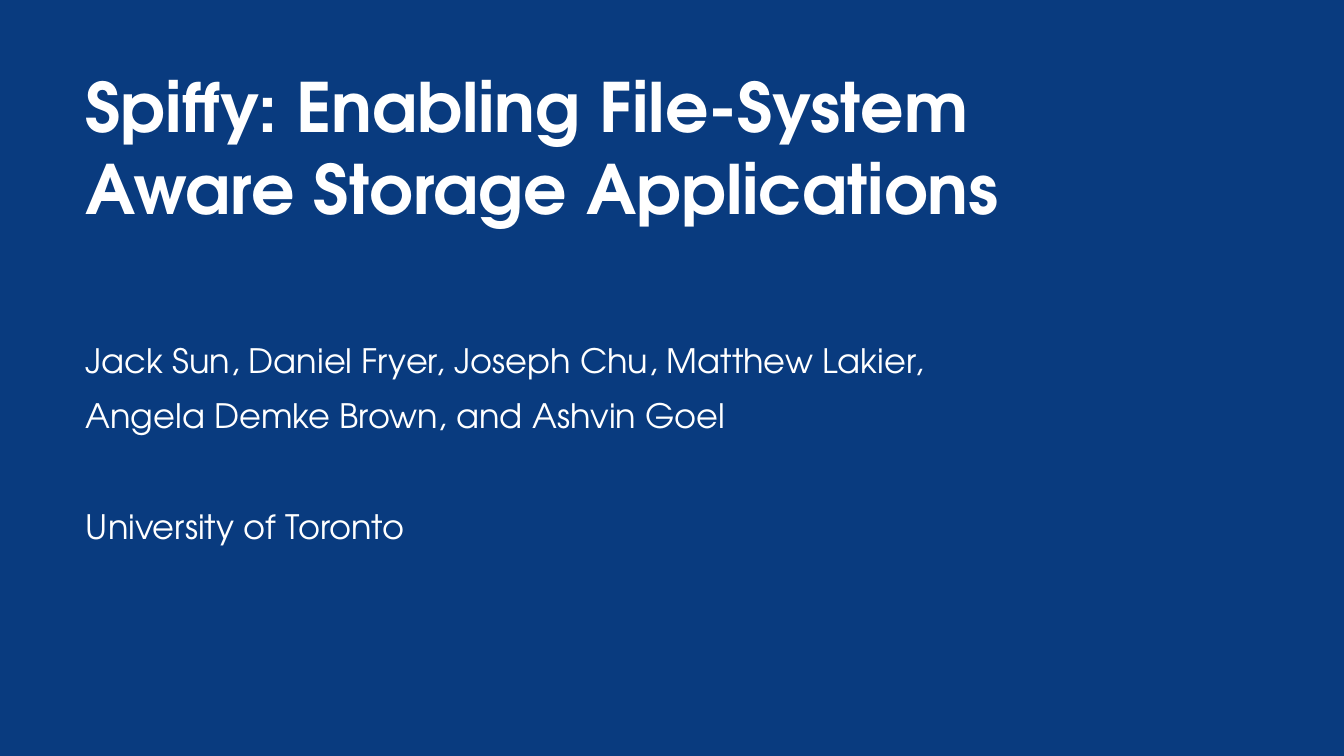
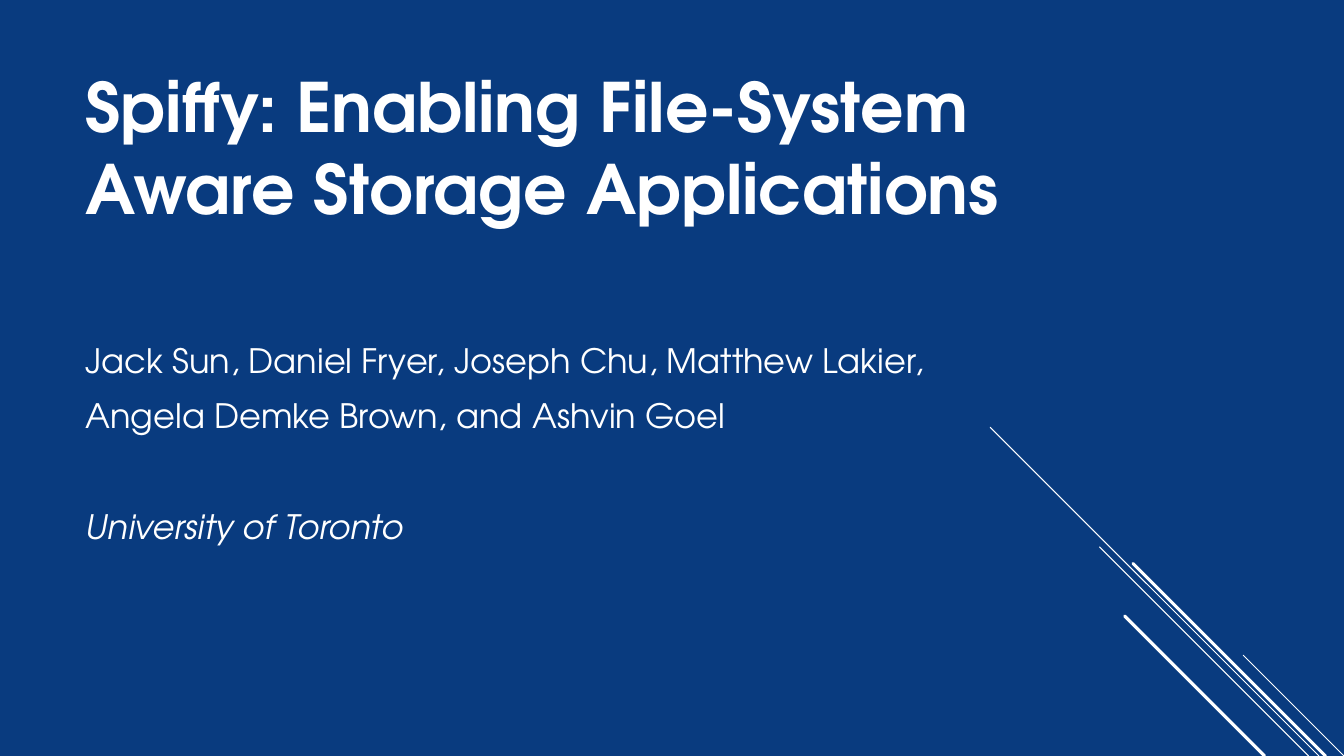
Before and after one commit to jacksun007/spiffy-paper, a slide deck: slide 1 of talk/spiffy_talk.pptx. Drawn at 1344x756 pixels with LibreOffice and Linux fonts; fonts in the diff are those of the drawing. Boxes give left, top, right and bottom in pixels: in the first picture for what was removed or moved away, otherwise in the second. Text is boxed around its words. In the diff, an @@ line names an element or a change of style, - is before the commit and + after.

Commit message:
completed revision to annotation slides. TODO application slide revamp

```diff
--- a/talk/spiffy_talk.pptx
+++ b/talk/spiffy_talk.pptx
@@ subtitle at (x1=86, y1=514, x2=404, y2=546): italic on in "University of Toronto" @@
@@ group added at (x1=990, y1=427, x2=1344, y2=756): 5 lines @@
```
Also in this commit, not shown: 16 other slides changed, 7 slides added, 3 slides removed.
